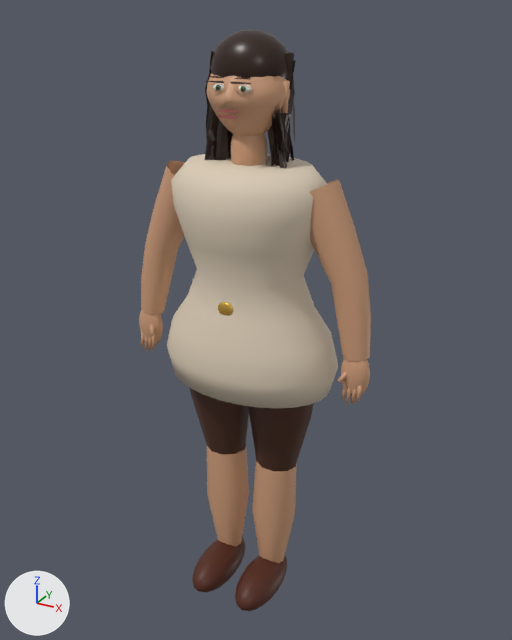
The Blender file games/character_lab/assets/model-packs/realistic-female/source/realistic-female.blend as it was, and as the next commit left it.
One viewpoint serves both versions: a 50 mm lens placed at (0.974, -1.73, 1.861), pointed at (0.002, 0.036, 0.978). The lights are fixed; the arrows at lower left show +X, +Y and +Z. The older version comes first.

Before the edit, the objects in view are built like this:
```python
me_realisticfemalemesh = bpy.data.meshes.new('RealisticFemaleMesh')
me_realisticfemalemesh.from_pydata(...)  # 5502 vertices, 9716 faces; spans x -0.4..0.4, y -0.22..0.22, z 0.0..1.81
me_realisticfemalemesh.materials.append(mat_dressemeraldpbr)
me_realisticfemalemesh.materials.append(mat_skinwarmpbr)
me_realisticfemalemesh.materials.append(mat_bootleatherpbr)
me_realisticfemalemesh.materials.append(mat_eyesclerapbr)
me_realisticfemalemesh.materials.append(mat_irishazelpbr)
me_realisticfemalemesh.materials.append(mat_hairchestnutpbr)
me_realisticfemalemesh.materials.append(mat_dresstrimpbr)
me_realisticfemalemesh.materials.append(mat_accessorygoldpbr)
me_realisticfemalemesh.materials.append(mat_lipsrosepbr)
ob_realisticfemalecharacter = bpy.data.objects.new('RealisticFemaleCharacter', me_realisticfemalemesh)
ob_realisticfemalecharacter.location = (0.0, 0.0, 0.0)
```
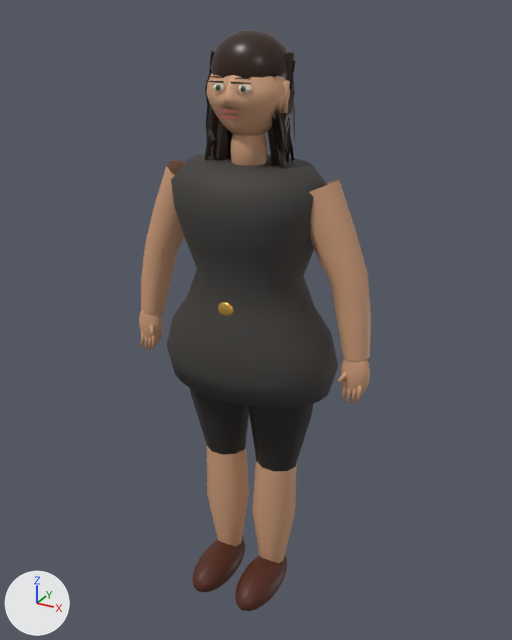
Diff of the bpy script that builds the scene:
```diff
--- a/games/character_lab/assets/model-packs/realistic-female/source/realistic-female.blend.py
+++ b/games/character_lab/assets/model-packs/realistic-female/source/realistic-female.blend.py
@@ me_realisticfemalemesh @@
 me_realisticfemalemesh.from_pydata(...)  # 5502 vertices, 9716 faces; spans x -0.4..0.4, y -0.22..0.22, z 0.0..1.81
 # used by ob_realisticfemalecharacter; location = (0.0, 0.0, 0.0)
+# me_realisticfemalemesh part 1
+# 9 vertices are removed from x -0.05..0.09, y -0.06..0.07, z 1.55..1.63
+# 126 faces are deleted
+# 8 vertices move within x -0.06..0.06, y -0.06..0.07, z 1.55..1.63
+# 9 vertices are added at x -0.07..0.1, y -0.06..0.07, z 1.55..1.63
+# 119 new faces join them, mat_skinwarmpbr, smooth
+# 7 new faces join them, mat_hairchestnutpbr
+# me_realisticfemalemesh part 2: 1012 kept faces spanning x -0.28..0.28, y -0.19..0.22, z 0.51..1.47 get new vertex colours
 me_realisticfemalemesh.materials.append(mat_dressemeraldpbr)
```

Location of each change, (x1, y1, x2, y2) in pixels of the pictures (512 x 640 px; the box of a moved part takes in the faces that stretch with it):
part 1 of me_realisticfemalemesh, moved or reshaped: (207, 82, 284, 142) in both
part 2 of me_realisticfemalemesh, recoloured (beige to black): (167, 154, 338, 471) in both
